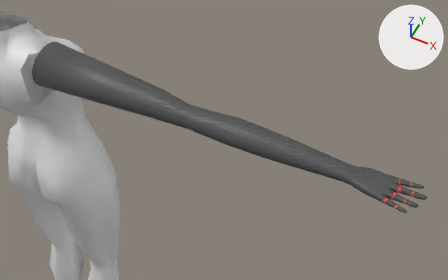
Renders of the Blender file char_models/viewport_hand.blend from each side of a commit.
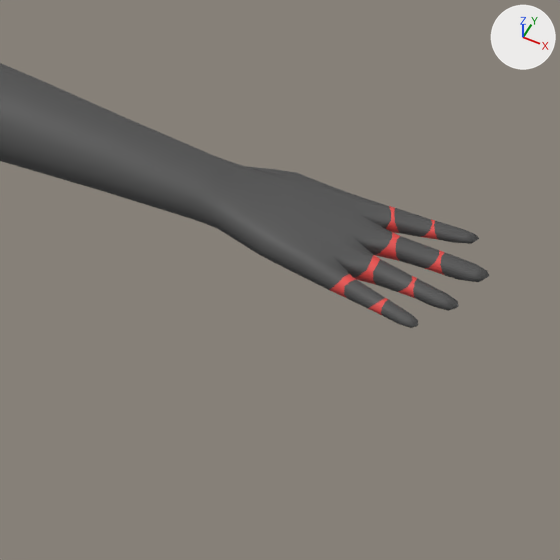
Each version is shown from a camera (50 mm lens) standing at (0.859, -0.689, 1.438) and looking at (0.529, -0.029, 0.612), then close up on the part from 64% to 100% of the width and 42% to 100% of the height. The axes (+X, +Y, +Z) are drawn at upper right. The lights are the same throughout.

Names of what the first close-up shows: 'arms'.
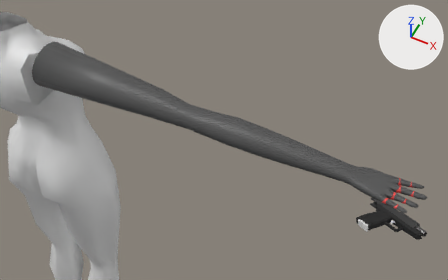
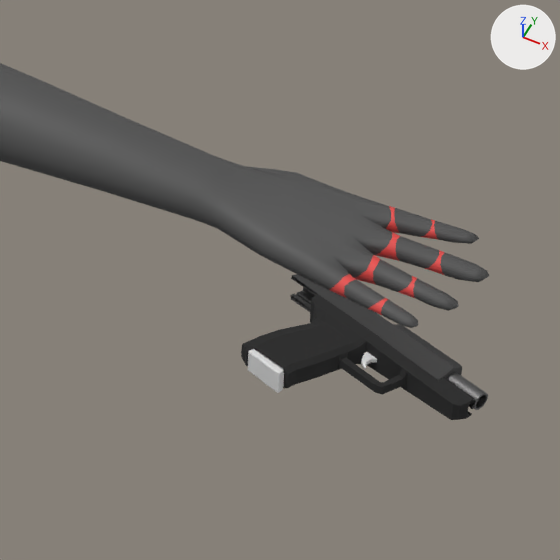
Patch to the scene script:
```diff
--- a/char_models/viewport_hand.blend.py
+++ b/char_models/viewport_hand.blend.py
@@ ob_body___noimp @@
+ob_body___noimp = bpy.data.objects.new('body --noimp', me_cube_003)  # 589 vertices, 467 faces; spans x -0.12..0.15, y 0.38..2.18, z -0.26..1.03; in mat_plastic (black #272727), mat_metal (grey #797979), mat_black (black #000000); modifiers MIRROR, BEVEL, SOLIDIFY
+ob_body___noimp.location = (0.7732, 0.0074, 0.5064)
+ob_body___noimp.rotation_euler = (-1.447, -1.796, -0.613)  # degrees (-83, -103, -35)
+ob_body___noimp.scale = (0.0569, 0.0569, 0.0569)
@@ ob_cube___noimp @@
+ob_cube___noimp = bpy.data.objects.new('Cube --noimp', me_cube)  # 20 vertices, 18 faces; spans x -0.044..0.0, y -0.073..0.074, z -0.235..0.041
+ob_cube___noimp.location = (0.85, 0.0096, 0.5216)
+ob_cube___noimp.rotation_euler = (-1.447, -1.796, -0.613)  # degrees (-83, -103, -35)
+ob_cube___noimp.scale = (0.0569, 0.0569, 0.0569)
@@ ob_mag___noimp @@
+ob_mag___noimp = bpy.data.objects.new('mag --noimp', me_cube_007)  # 24 vertices, 21 faces; spans x -0.143..0.107, y -0.233..0.377, z -0.189..0.788; modifiers BEVEL, SOLIDIFY
+ob_mag___noimp.location = (0.8074, -0.0152, 0.5159)
+ob_mag___noimp.rotation_euler = (-1.451, -1.796, -0.613)  # degrees (-83, -103, -35)
+ob_mag___noimp.scale = (0.0569, 0.0569, 0.0569)
@@ ob_slide___noimp @@
+ob_slide___noimp = bpy.data.objects.new('slide --noimp', me_cube_002)  # 356 vertices, 181 faces; spans x -0.15..0.15, y 0.41..2.17, z 0.7..1.03; in mat_material_001 (dark grey #515151); modifiers BEVEL, SOLIDIFY
+ob_slide___noimp.location = (0.7573, 0.0164, 0.5022)
+ob_slide___noimp.rotation_euler = (-1.447, -1.796, -0.613)  # degrees (-83, -103, -35)
+ob_slide___noimp.scale = (0.0569, 0.0569, 0.0569)
```

What differs and where, as boxes (x1, y1, x2, y2) in the close-ups (560 x 560 px):
'body --noimp', added (black): after (241, 294, 488, 420)
    faces in mat_plastic (black #272727): (241, 294, 474, 420)
    faces in mat_metal (grey #797979): (447, 372, 488, 410)
'slide --noimp', added: after (291, 274, 462, 381)
'mag --noimp', added: after (248, 349, 284, 393)
'Cube --noimp', added: after (361, 352, 377, 369)
